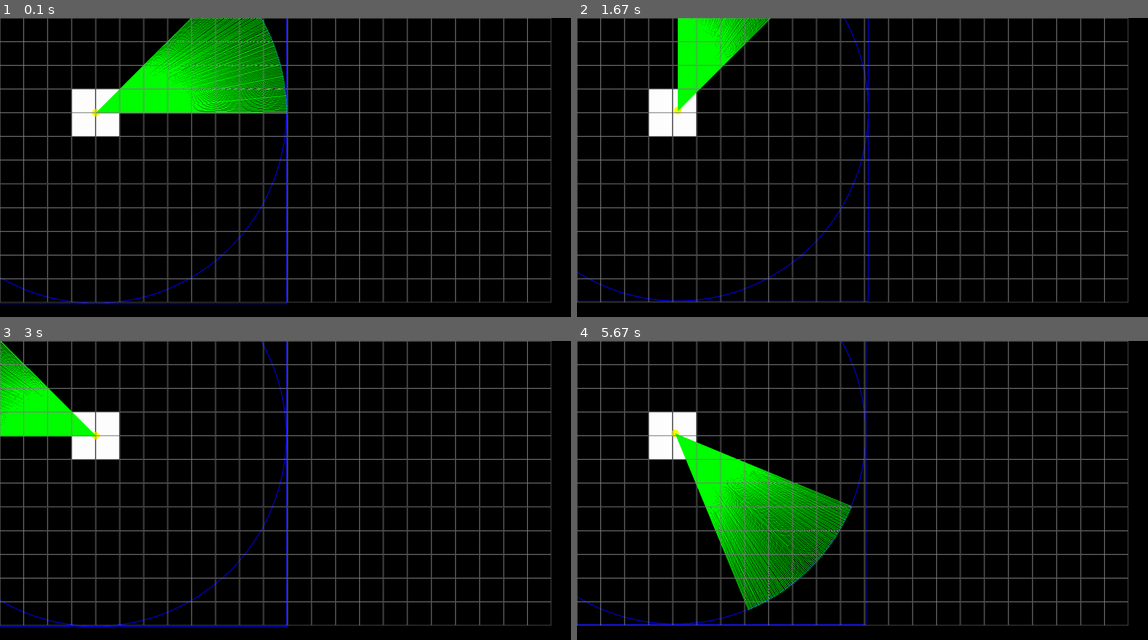
Above: before the commit, frames 1-4 (two rows, left to right).
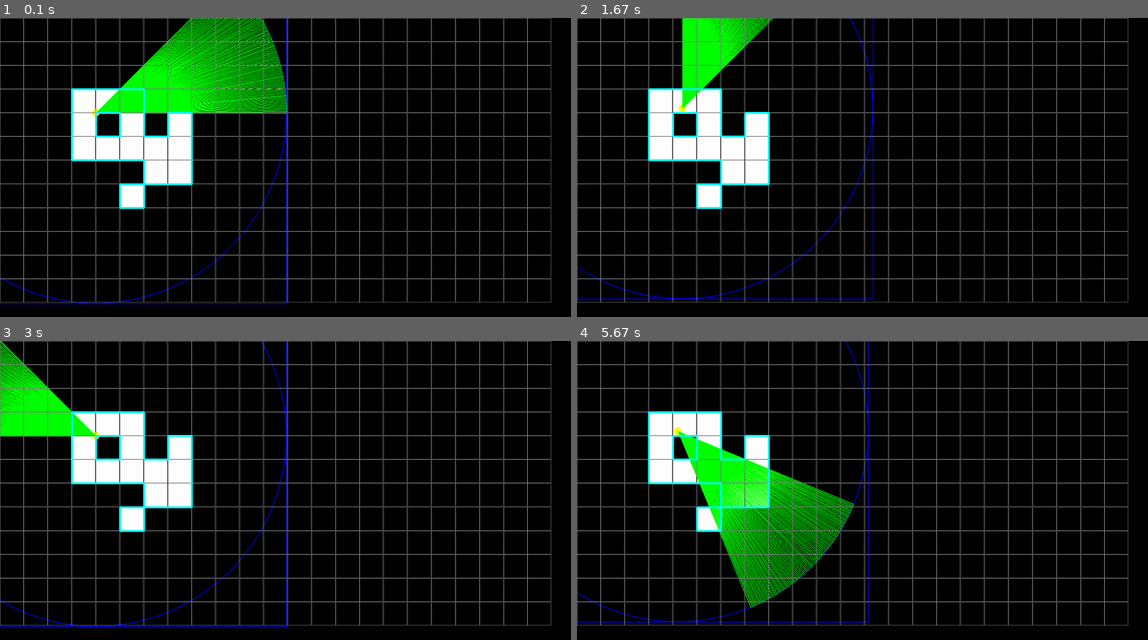
Above: after the commit, the same moments.

Repository: 0dminnimda/ray_cast
Game: pygame game, started from ray_cast.py
Same seed, same stepped clock (60 frames per second), same inputs: the game is played once before the commit and once after it.
Inputs:
- Up to frame 1 (0.1 s): no input
- Up to frame 2 (1.67 s): hold D 0.33-0.8 s; hold W 0.83-1.13 s; tap Z at 0.9, 1.23, 1.53 s; tap X at 0.98 s; hold D 1.17-1.63 s
- Up to frame 3 (3 s): hold A 1.67-2.2 s; tap Z at 1.73, 2.03, 2.3, 2.63, 2.93 s; hold S 2.23-2.53 s; tap X at 2.38 s; hold A 2.57-2.97 s
- Up to frame 4 (5.67 s): hold W 3-3.37 s; tap Z at 3.07, 3.47, 3.77, 4.13, 4.53, 4.83, 5.03, 5.33, 5.53 s; hold D 3.4-4.03 s; tap X at 3.55, 5.12 s; hold S 4.07-4.43 s; hold A 4.47-4.93 s; hold D 4.97-5.43 s; hold W from 5.47 s (still down)

The runs differ from the first frame. In frame 1, 4.1% of the frame differs, in the area x 12-34%, y 23-64%; in frame 2, 6.8%; in frame 3, 4.4%; in frame 4, 9.4%, in the area x 0-52%, y 0-95%.

Commit message:
Update ray_cast.py

Diff:
--- a/ray_cast.py
+++ b/ray_cast.py
@@ -26,9 +26,11 @@
         pts.append(po)
     return pts
 
-def intersection(a, b):
-    x1, y1, x2, y2 = a
-    x3, y3, x4, y4 = b
+def intersection(p1, p2, p3, p4):
+    x1, y1 = p1
+    x2, y2 = p2
+    x3, y3 = p3
+    x4, y4 = p4
 
     det = (x1-x2)*(y3-y4)-(y1-y2)*(x3-x4)
 
@@ -42,14 +44,19 @@
     else:
         return False
 
-def lines(arr):
-    pass
+def lines(grd, w, h):
+    arr = []
+    for i in range(len(grd)):
+        for j in range(len(grd[i])):
+            pass
+
 
 def check(arr, gr, me, pd, pts):
+    lines = []
     pos = (me.x, me.y)
     row, col = gr.row, gr.col
     x, y = gr.x, gr.y
-    mx, my = gr.mx, gr.my
+    mx, my = 0, 0#gr.mx, gr.my
     fx, fy = x-mx, y-my
     for i in range(row):
         for j in range(col):
@@ -59,6 +66,19 @@
             if p1<pos[0]<p3 and p2<pos[1]<p4:
                 pass#pd.rect("red", [p1, p2, fx, fy], 3)
             pd.rect("graY", [p1, p2, fx, fy], 1)
+            if arr[i][j] == 1:
+                if arr[i-1][j] != 1:
+                    lines += [[(p1, p2), (p1, p4)]]
+                if arr[i][j+1] != 1:
+                    lines += [[(p1, p4), (p3, p4)],]
+                if arr[i+1][j] != 1:
+                    lines += [[(p3, p4), (p3, p2)],]
+                if arr[i][j-1] != 1:
+                    lines += [[(p3, p2), (p1, p2)]]
+                #intr = intersection((p1, p2), (p1, p4), pos, pts[0])
+                #if intr != False:
+    for lin in lines:
+        pd.line("lblue", lin[0], lin[1], 5)
 
 class cha():
     def __init__(self, gr, x, y, view, ang, qual, r):
@@ -95,17 +115,18 @@
     [0, 0, 0, 0, 0, 0, 0, 0],
     [0, 0, 0, 0, 0, 0, 0, 0],
     [0, 0, 0, 0, 0, 0, 0, 0],
-    [0, 0, 0, 1, 1, 0, 0, 0],
-    [0, 0, 0, 1, 1, 0, 0, 0],
-    [0, 0, 0, 0, 0, 0, 0, 0],
-    [0, 0, 0, 0, 0, 0, 0, 0],
-    [0, 0, 0, 0, 0, 0, 0, 0],])
+    [0, 0, 0, 1, 1, 1, 0, 0],
+    [0, 0, 0, 1, 0, 1, 0, 1],
+    [0, 0, 0, 1, 1, 1, 1, 1],
+    [0, 0, 0, 0, 0, 0, 1, 1],
+    [0, 0, 0, 0, 0, 1, 0, 0],])
 
 msz = map.shape
 sx, sy = 0, 0
-st = 0.1
+st = 0.2
 run = True
 grids[sx:sx+msz[1], sy:sy+msz[0]] = np.rot90(map)[::-1]
+#run = pd.pau()
 while run:
     #grids = nri(0, 3, siz)
     for event in pygame.event.get():
